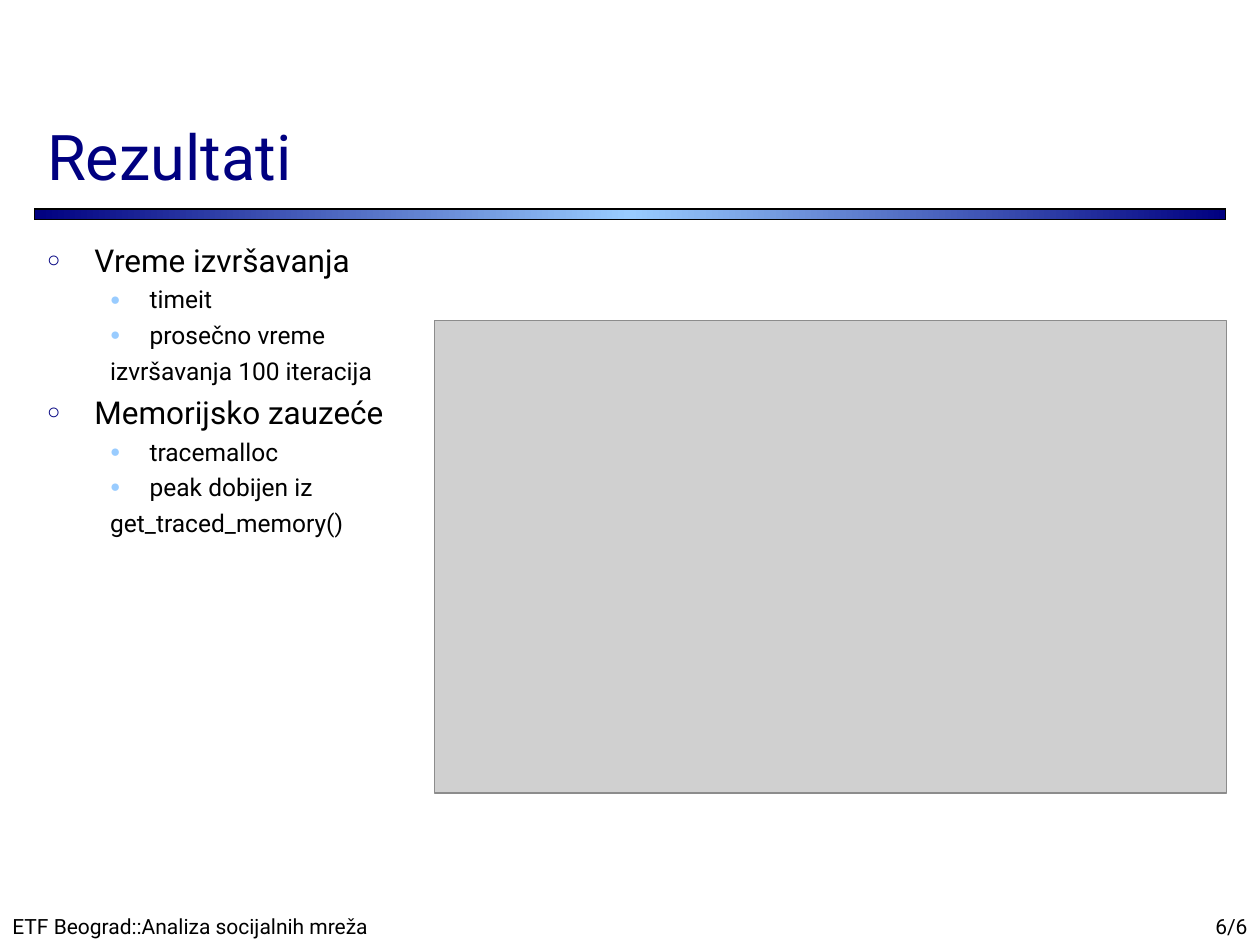
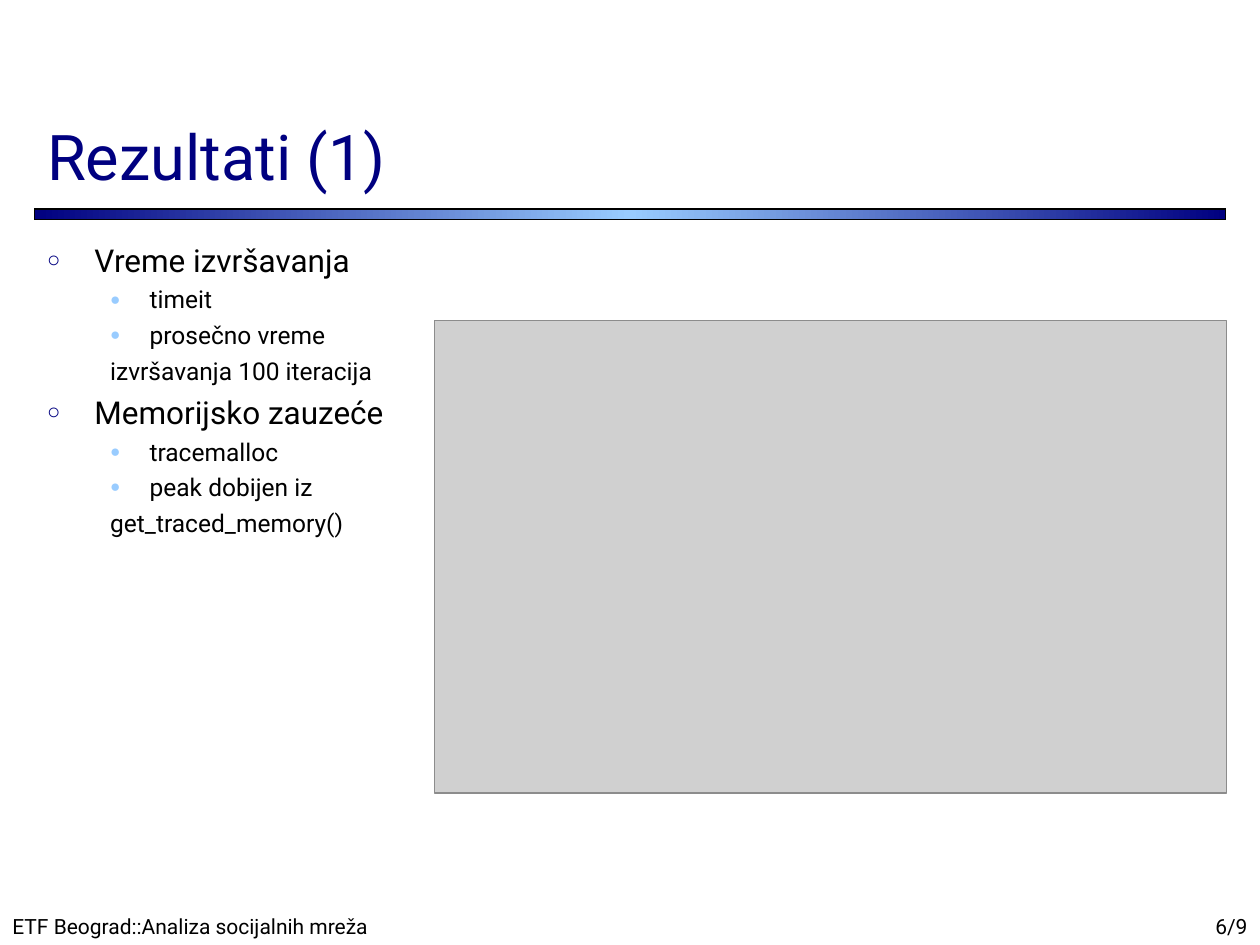
Before and after one commit to StokovicUros/GI2022_Project_T1, a slide deck: slide 6 of Presentation.ppt. Drawn at 1260x945 pixels with LibreOffice and Linux fonts; fonts in the diff are those of the drawing; grey boxes stand for pictures. Boxes give left, top, right and bottom in pixels: in the first picture for what was removed or moved away, otherwise in the second. Text is boxed around its words. In the diff, an @@ line names an element or a change of style, - is before the commit and + after.

```diff
--- a/Presentation.ppt
+++ b/Presentation.ppt
@@ title at box(47, 129, 386, 195): text changed @@
-Rezultati
+Rezultati (1)
@@ page number at box(1215, 919, 1247, 936): text changed @@
-6/6
+6/9
```
Also in this commit, not shown: 1 other slide changed, 3 slides added.
